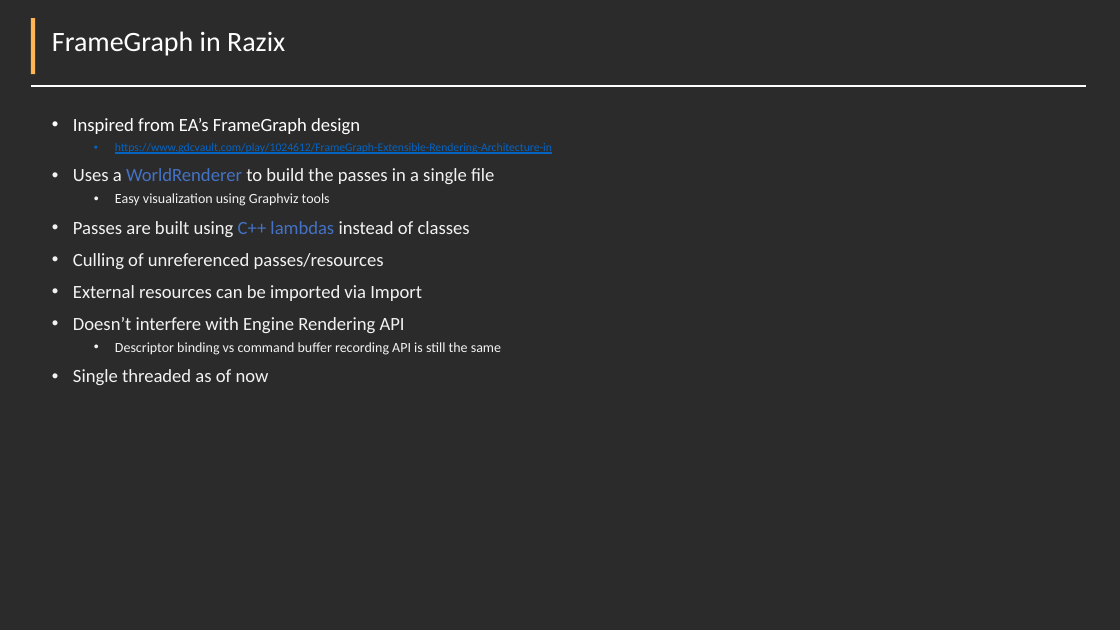
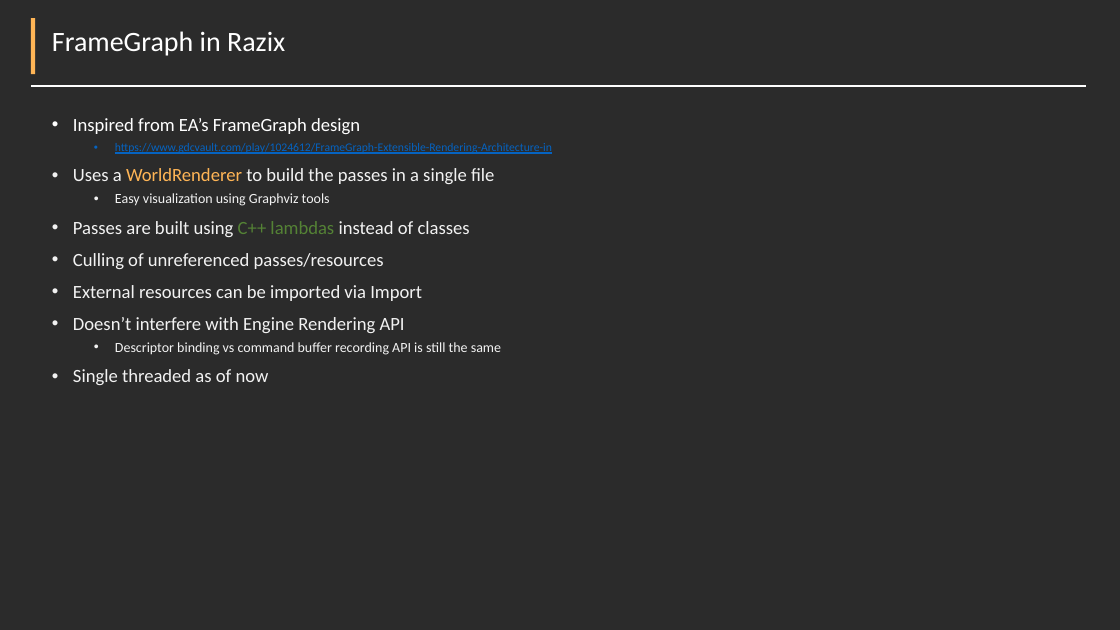
Before and after one commit to Pikachuxxxx/Razix, a slide deck: slide 3 of Docs/Features overview.pptx. Drawn at 1120x630 pixels with LibreOffice and Linux fonts; fonts in the diff are those of the drawing; background and template pictures are left out; a plain dark background stands for a picture behind light text. Boxes give left, top, right and bottom in pixels: in the first picture for what was removed or moved away, otherwise in the second. Text is boxed around its words. In the diff, an @@ line names an element or a change of style, - is before the commit and + after.

```diff
--- a/Docs/Features overview.pptx
+++ b/Docs/Features overview.pptx
@@ text at [73,168,494,237]: text colour #4472C4 to #FFB556 in "WorldRenderer"; text colour #4472C4 to #548235 in "C++ lambdas" @@
```
Also in this commit, not shown: 2 other slides changed, 27 other files.
